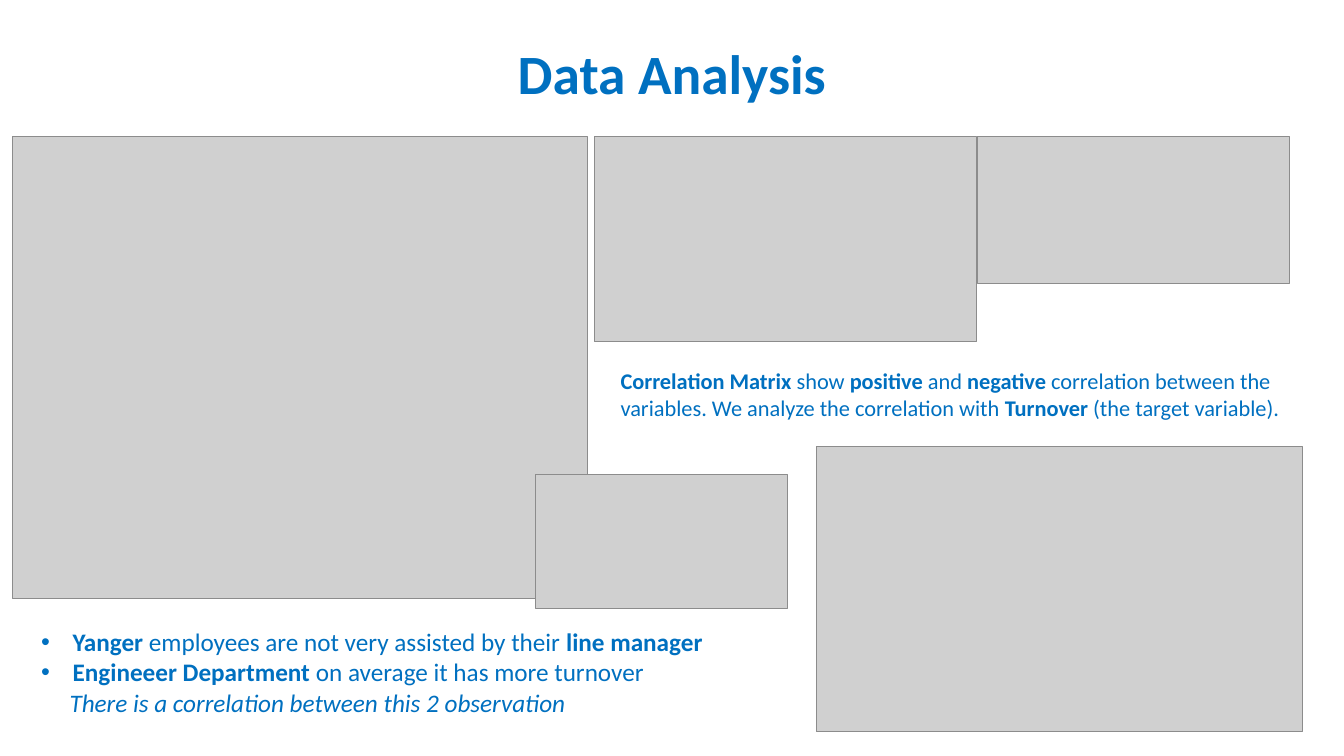
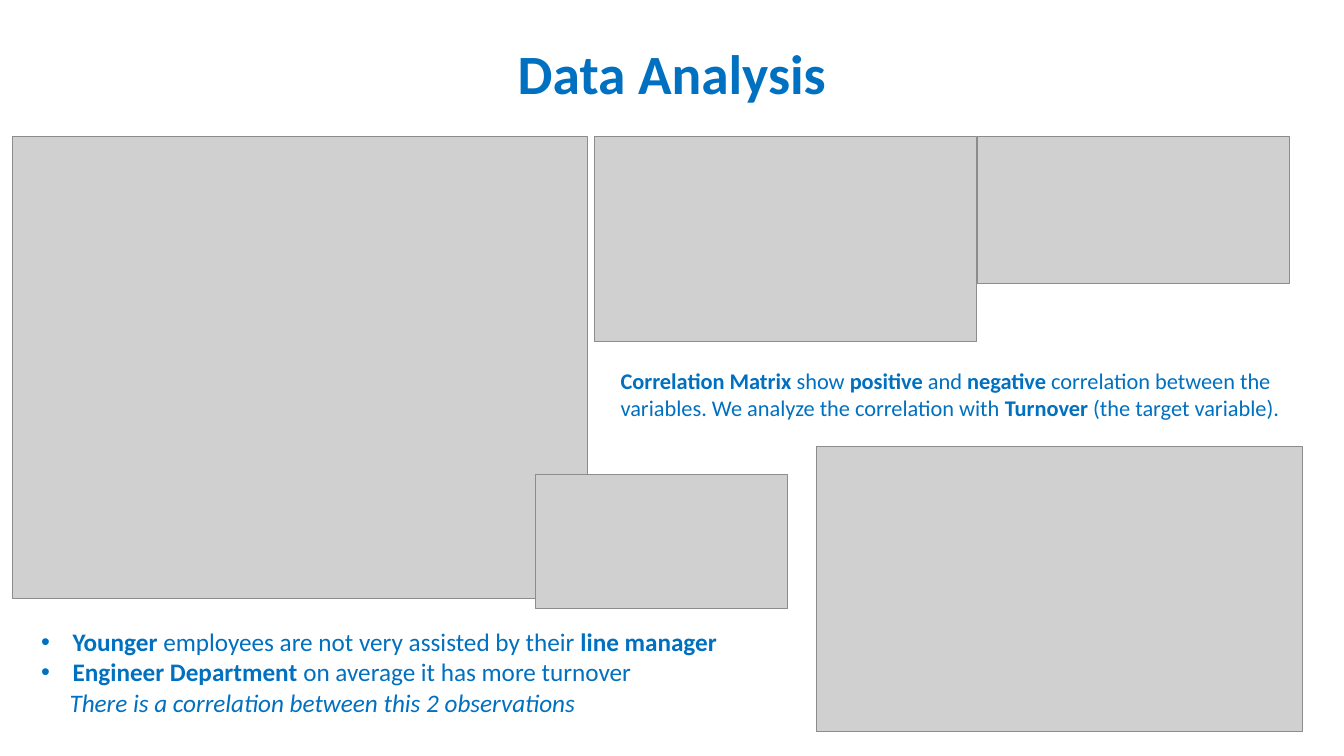
Before and after one commit to antoniocastiglione3/opendatachallenge, a slide deck: slide 4 of CUEBIQ Turnover Analysis Presentation_Antonio_Castiglione.pptx. Drawn at 1344x756 pixels with LibreOffice and Linux fonts; fonts in the diff are those of the drawing; grey boxes stand for pictures. Boxes give left, top, right and bottom in pixels: in the first picture for what was removed or moved away, otherwise in the second. Text is boxed around its words. In the diff, an @@ line names an element or a change of style, - is before the commit and + after.

```diff
--- a/CUEBIQ Turnover Analysis Presentation_Antonio_Castiglione.pptx
+++ b/CUEBIQ Turnover Analysis Presentation_Antonio_Castiglione.pptx
@@ text at box(70, 633, 717, 713): text changed @@
-• Yanger employees are not very assisted by their line manager
-• Engineeer Department on average it has more turnover
-There is a correlation between this 2 observation
+• Younger employees are not very assisted by their line manager
+• Engineer Department on average it has more turnover
+There is a correlation between this 2 observations
```
Also in this commit, not shown: 1 other slide changed.
